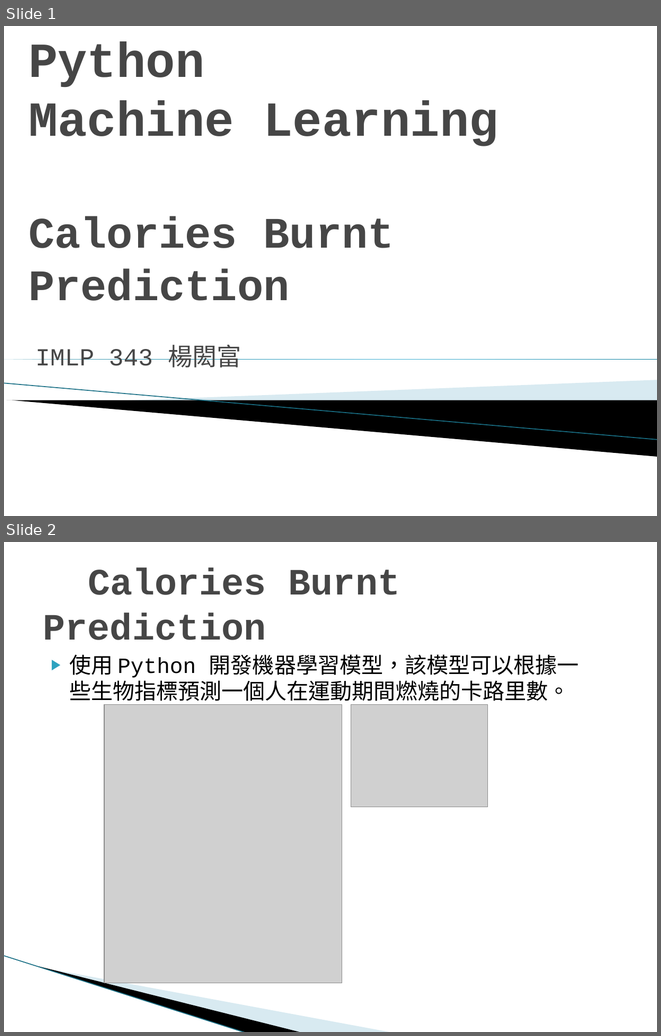
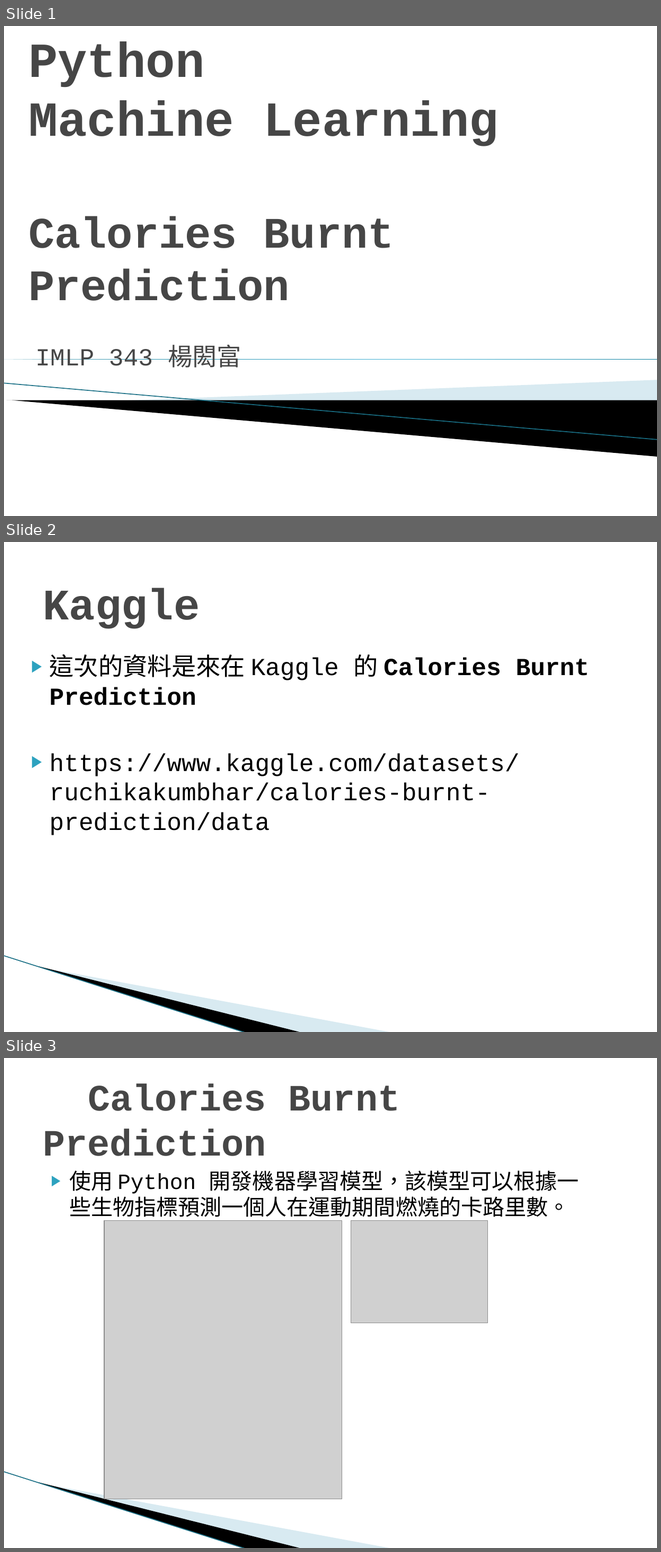
Before and after one commit to kyss0311/IMLP433, a slide deck: final/imlp433楊閎富.pptx. Shown one above the other, each under a label of ours: slides 1 and 2 before the commit, slides 1, 2 and 3 after it. The pictures are 661x1036 and 661x1552 pixels, drawn with LibreOffice and Linux fonts; fonts in the diff are those of the drawing; grey boxes stand for pictures; background and template pictures are left out. Boxes give left, top, right and bottom in pixels: in the first picture for what was removed or moved away, otherwise in the second. Text is boxed around its words. In the diff, an @@ line names an element or a change of style, - is before the commit and + after.

```diff
--- a/final/imlp433楊閎富.pptx
+++ b/final/imlp433楊閎富.pptx
@@ slide 2 added at [4, 542, 657, 1032], background #FFFFFF; not listed: 3 template elements that a slide beside it also shows @@
@@ title added at [43, 588, 200, 629], 48 pt, text #464646, bold @@
+Kaggle
@@ text added at [50, 654, 590, 835], 27 pt, text #000000 @@
+▶ 這次的資料是來在 Kaggle 的 Calories Burnt Prediction
+▶ https://www.kaggle.com/datasets/ruchikakumbhar/calories-burnt-prediction/data
@@ what was slide 2 is now slide 3 @@
```
Also in this commit, not shown: 2 slides changed, 9 other slides added, 21 other files.
